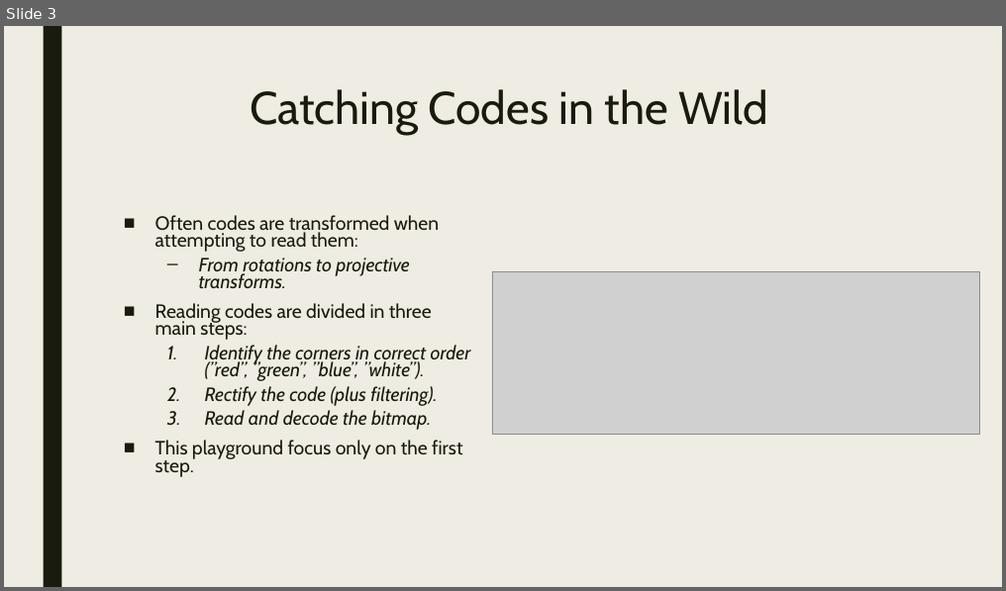
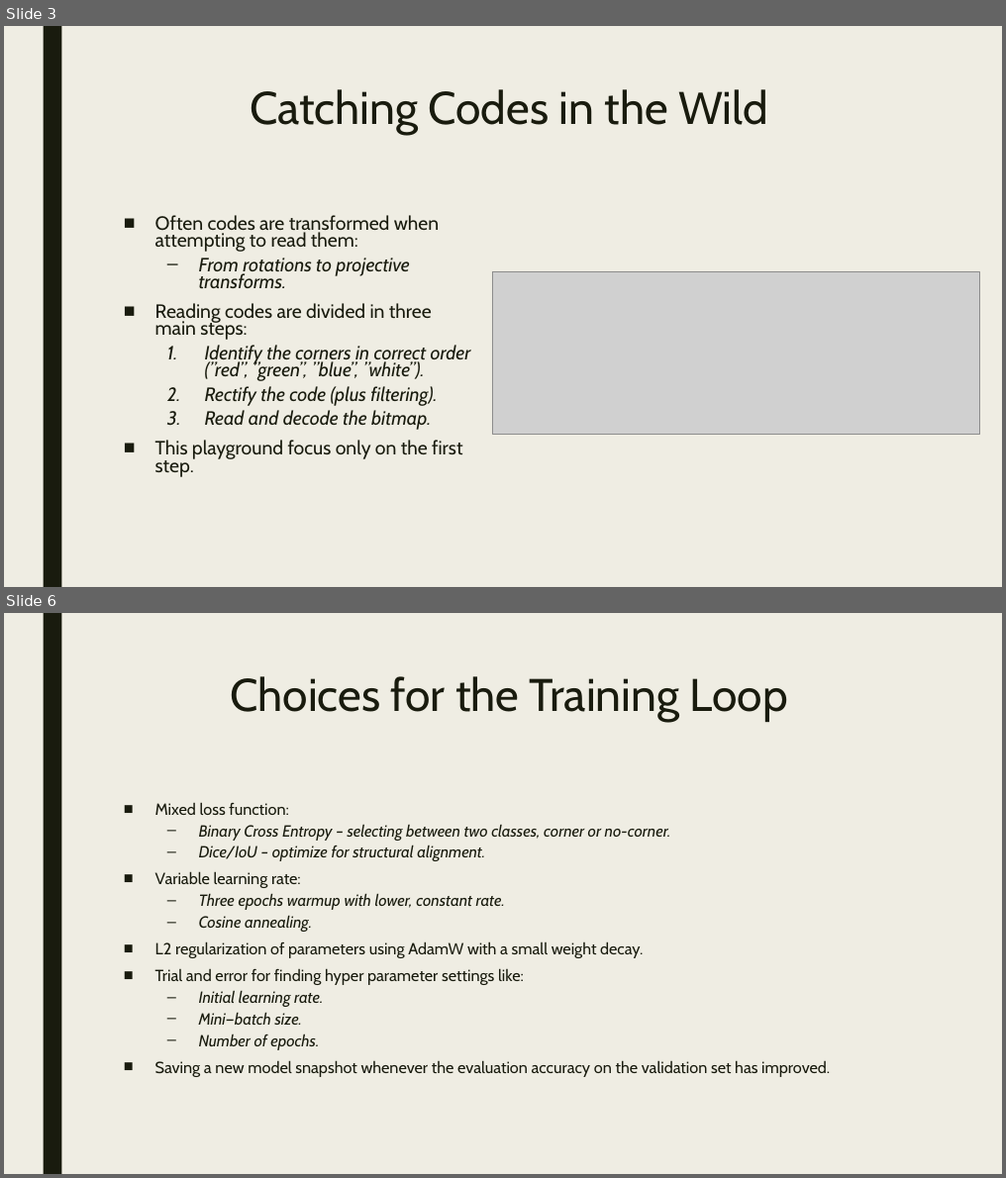
Before and after one commit to Origo-Vision/qr-corners, a slide deck: doc/qr-corners.pptx. Shown one above the other, each under a label of ours: slide 3 before the commit, slides 3 and 6 after it; the slides between them are not shown. The pictures are 1006x591 and 1006x1178 pixels, drawn with LibreOffice and Linux fonts; fonts in the diff are those of the drawing; grey boxes stand for pictures. Boxes give left, top, right and bottom in pixels: in the first picture for what was removed or moved away, otherwise in the second. Text is boxed around its words. In the diff, an @@ line names an element or a change of style, - is before the commit and + after.

```diff
--- a/doc/qr-corners.pptx
+++ b/doc/qr-corners.pptx
@@ slide 6 added at <box>4,613,1002,1174</box>, background #EFEDE3; not listed: 1 template element that a slide beside it also shows @@
@@ title added at <box>230,676,788,722</box>, 44 pt, text #191B0E @@
+Choices for the Training Loop
@@ text added at <box>155,802,830,1077</box>, 15.5 pt, text #191B0E @@
+■ Mixed loss function:
+  – Binary Cross Entropy – selecting between two classes, corner or no-corner.
+  – Dice/IoU – optimize for structural alignment.
+■ Variable learning rate:
+  – Three epochs warmup with lower, constant rate.
+  – Cosine annealing.
+■ L2 regularization of parameters using AdamW with a small weight decay.
+■ Trial and error for finding hyper parameter settings like:
+  – Initial learning rate.
+  – Mini—batch size.
+  – Number of epochs.
+■ Saving a new model snapshot whenever the evaluation accuracy on the validation set has improved.
```
Also in this commit, not shown: 2 slides changed, 4 other slides added.
